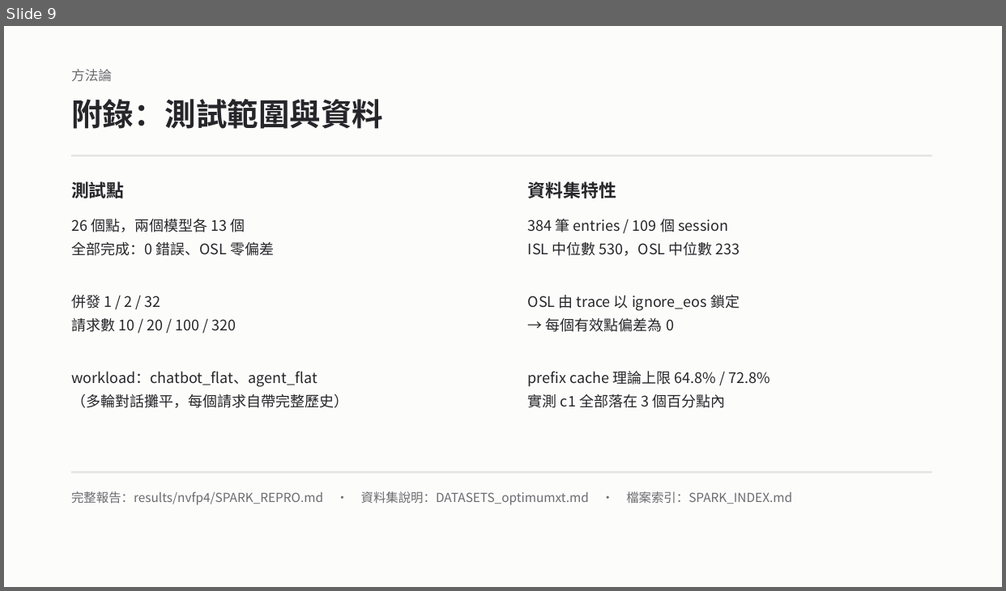
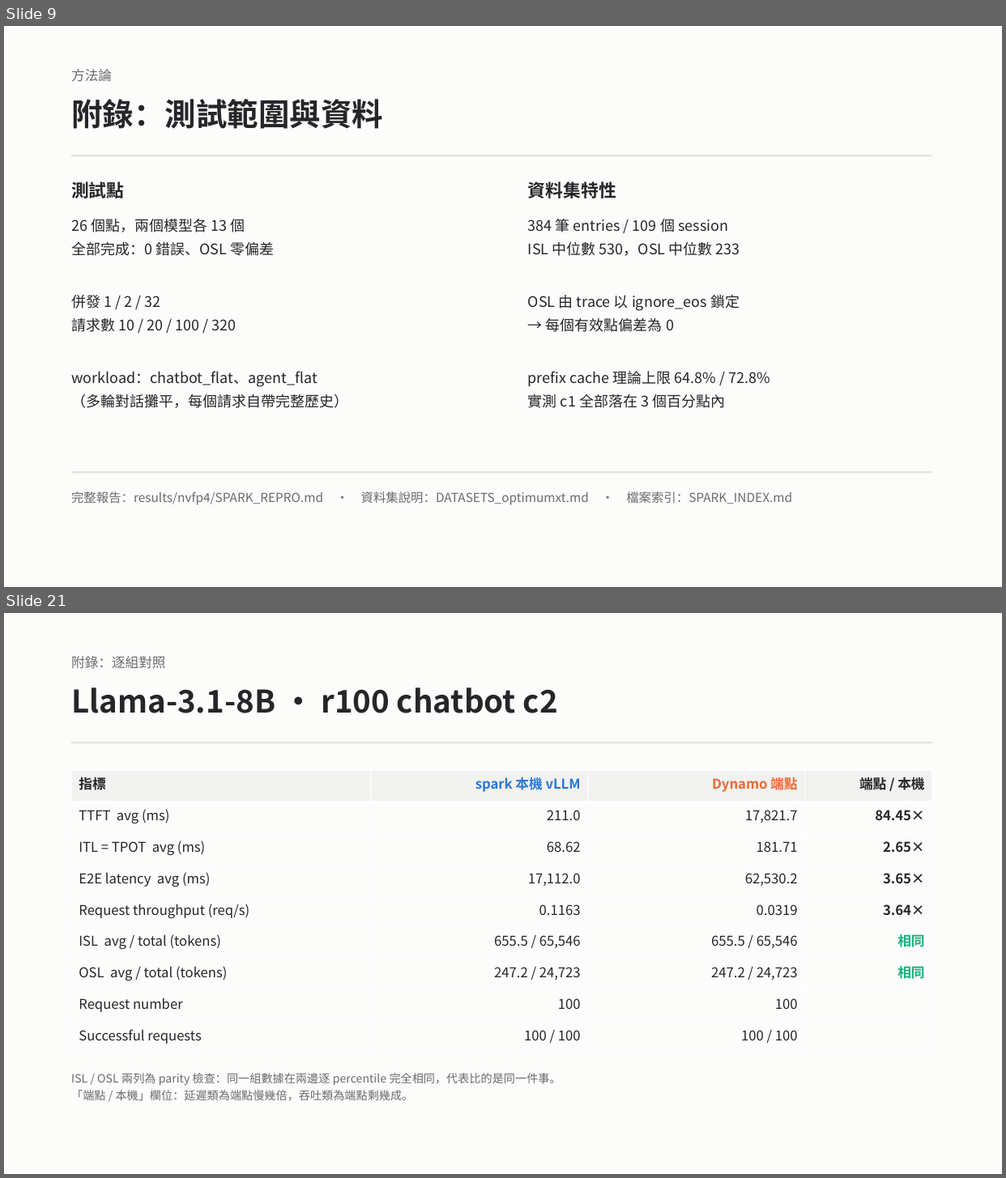
Before and after one commit to anud18/qwen36-vllm-aiperf-benchmark, a slide deck: results/nvfp4/optimumxt_findings.pptx. Shown one above the other, each under a label of ours: slide 9 before the commit, slides 9 and 21 after it; the slides between them are not shown. The pictures are 1006x591 and 1006x1178 pixels, drawn with LibreOffice and Linux fonts; fonts in the diff are those of the drawing. Boxes give left, top, right and bottom in pixels: in the first picture for what was removed or moved away, otherwise in the second. Text is boxed around its words. In the diff, an @@ line names an element or a change of style, - is before the commit and + after.

```diff
--- a/results/nvfp4/optimumxt_findings.pptx
+++ b/results/nvfp4/optimumxt_findings.pptx
@@ slide 21 added at (x1=4, y1=613, x2=1002, y2=1174), background #FCFCFB @@
@@ text added at (x1=71, y1=656, x2=166, y2=669), 13 pt, text #6B6B70 @@
+附錄：逐組對照
@@ text added at (x1=71, y1=688, x2=558, y2=713), 30 pt, text #26262A, bold @@
+Llama-3.1-8B · r100 chatbot c2
@@ rectangle added at (x1=71, y1=742, x2=932, y2=744), fill #E4E4E2 @@
@@ table added at (x1=71, y1=770, x2=932, y2=1053), 9 rows, 4 columns @@
+指標 | spark 本機 vLLM | Dynamo 端點 | 端點 / 本機
+TTFT avg (ms) | 211.0 | 17,821.7 | 84.45×
+ITL = TPOT avg (ms) | 68.62 | 181.71 | 2.65×
+E2E latency avg (ms) | 17,112.0 | 62,530.2 | 3.65×
+Request throughput (req/s) | 0.1163 | 0.0319 | 3.64×
+ISL avg / total (tokens) | 655.5 / 65,546 | 655.5 / 65,546 | 相同
+OSL avg / total (tokens) | 247.2 / 24,723 | 247.2 / 24,723 | 相同
+Request number | 100 | 100 | 
+Successful requests | 100 / 100 | 100 / 100 | 
@@ text added at (x1=71, y1=1073, x2=561, y2=1101), 11 pt, text #6B6B70 @@
+ISL / OSL 兩列為 parity 檢查：同一組數據在兩邊逐 percentile 完全相同，代表比的是同一件事。
+「端點 / 本機」欄位：延遲類為端點慢幾倍，吞吐類為端點剩幾成。
```
Also in this commit, not shown: 28 other slides added, 3 other files.
